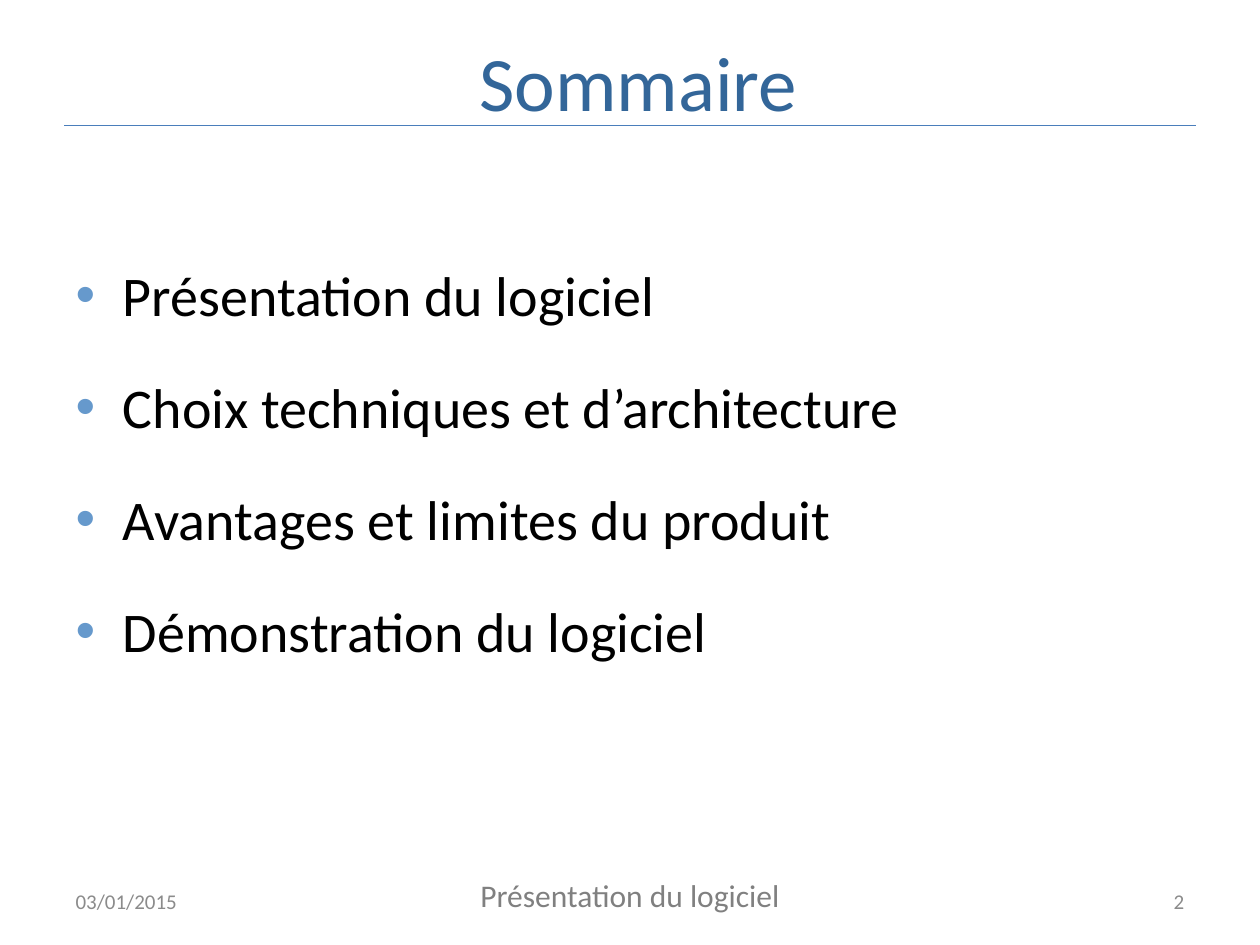
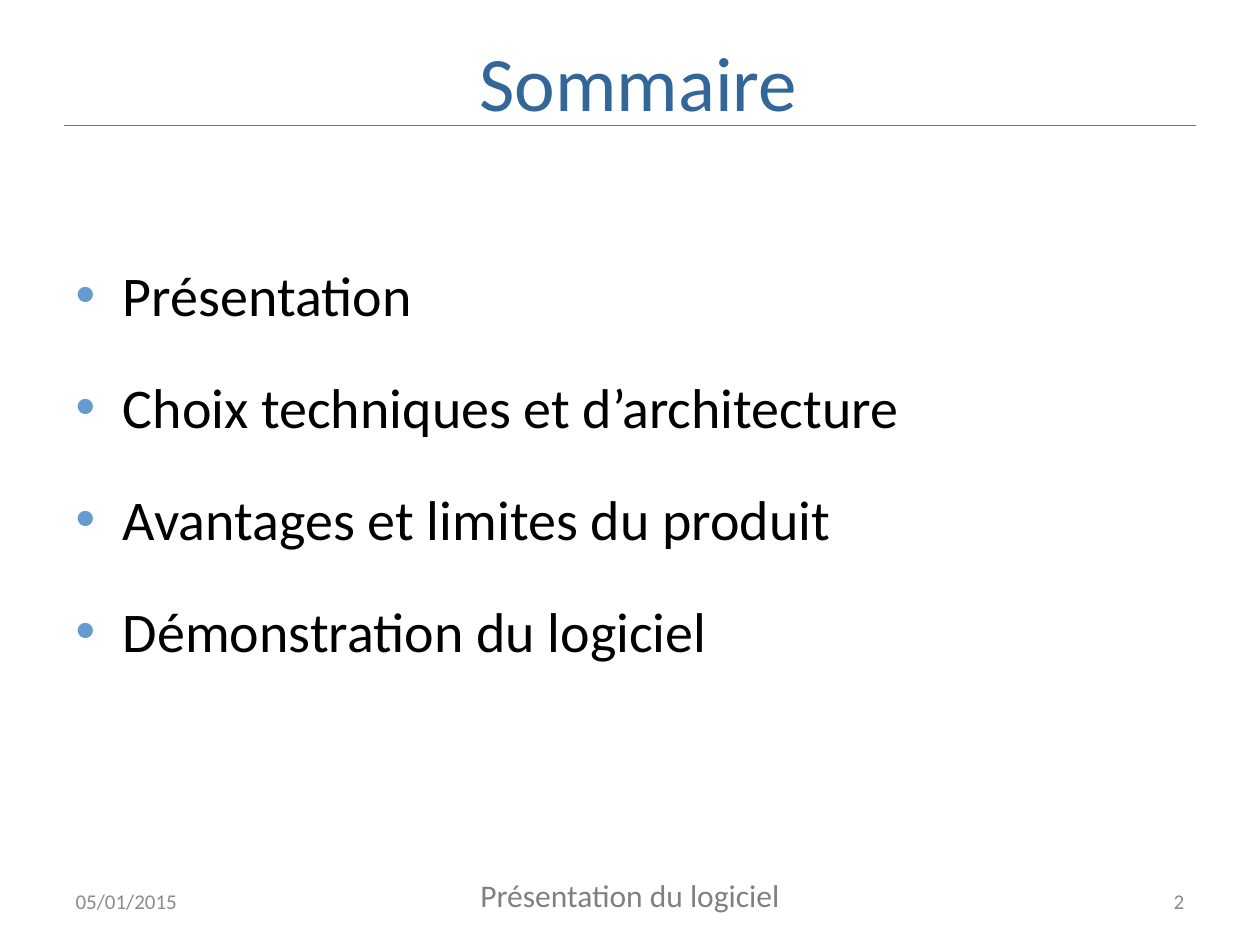
Before and after one commit to AppInfoCPE/genielog, a slide deck: slide 2 of Documentation/presentation.pptx. Drawn at 1260x945 pixels with LibreOffice and Linux fonts; fonts in the diff are those of the drawing. Boxes give left, top, right and bottom in pixels: in the first picture for what was removed or moved away, otherwise in the second. Text is boxed around its words. In the diff, an @@ line names an element or a change of style, - is before the commit and + after.

```diff
--- a/Documentation/presentation.pptx
+++ b/Documentation/presentation.pptx
@@ text at bbox=[123, 277, 412, 317]: text changed @@
-• Présentation du logiciel
+• Présentation
@@ text at bbox=[76, 894, 177, 910]: text changed @@
-03/01/2015
+05/01/2015
```
Also in this commit, not shown: 17 other slides changed, 2 slides added, 1 slide removed.
